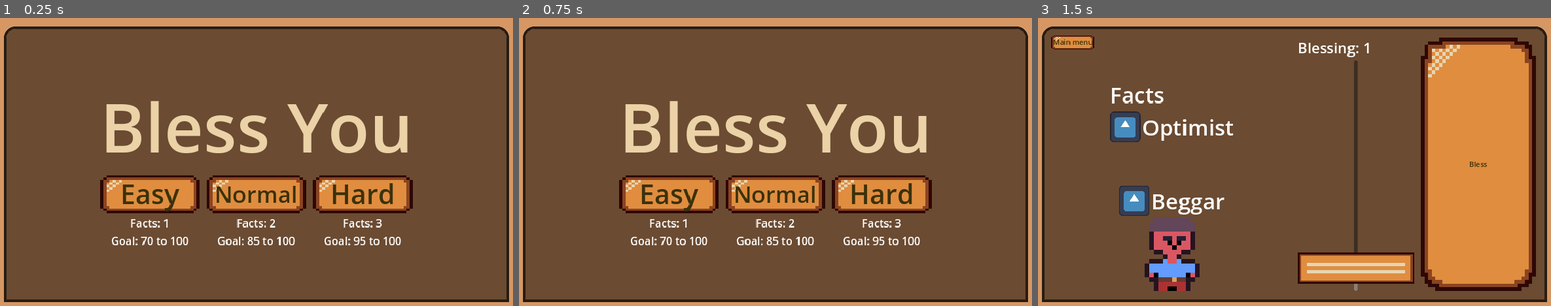
Above: before the commit, frames 1-3 (left to right).
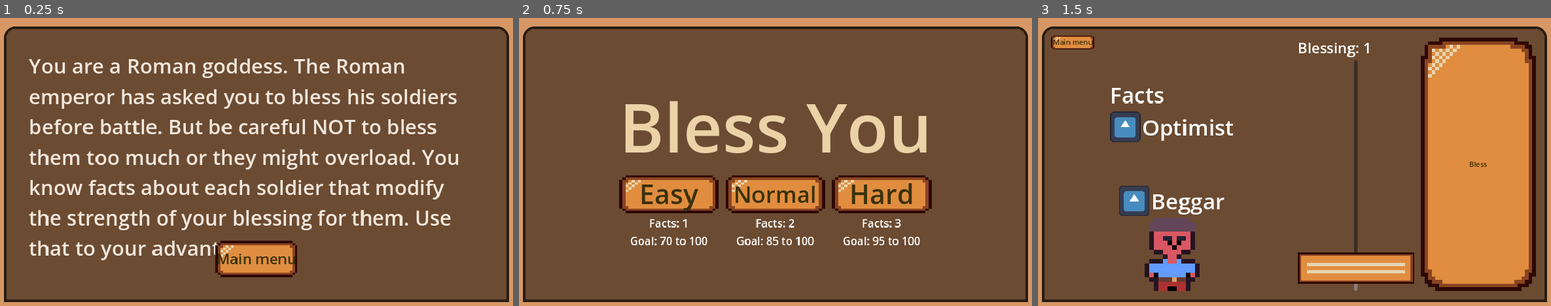
Above: after the commit, the same moments.

Repository: frostblooded/wolf
Game: Godot game, scene res://scenes/StartGameInfo.tscn
Two runs of this game, one before a commit and one after it. Both use one fixed random seed, a clock stepped at 60 frames per second and the inputs below. Before the commit the project starts from res://scenes/MainMenu.tscn. The engine's default icon, where the game draws it, is replaced by a stand-in: a white triangle on a blue panel in a dark square.
Inputs (mouse positions are in pixels of both pictures, inside the frame that each line leads up to):
- Up to frame 1 (0.25 s): no input
- Up to frame 2 (0.75 s): click (775, 259) at 0.5 s, where only the run after the commit has a clickable "Main menu"
- Up to frame 3 (1.5 s): click "Easy" at 1.25 s

The runs differ from the first frame. In frame 1, 22% of the frame differs, in the area x 5-90%, y 14-91%; in frame 2, nothing differs; in frame 3, nothing differs.

Commit message:
Add start info screen

Diff:
--- a/project.godot
+++ b/project.godot
@@ -11,7 +11,7 @@
 [application]
 
 config/name="Wolf"
-run/main_scene="res://scenes/MainMenu.tscn"
+run/main_scene="res://scenes/StartGameInfo.tscn"
 config/features=PackedStringArray("4.2", "GL Compatibility")
 config/icon="res://icon.svg"
 
--- /dev/null
+++ b/scenes/StartGameInfo.tscn
@@ -0,0 +1,62 @@
+[gd_scene load_steps=4 format=3 uid="uid://b58amks23386u"]
+
+[ext_resource type="PackedScene" uid="uid://b5x7gvbok67bw" path="res://scenes/Background.tscn" id="1_ngum8"]
+[ext_resource type="Script" path="res://scripts/main_menu_button.gd" id="2_tfmh7"]
+
+[sub_resource type="StyleBoxFlat" id="StyleBoxFlat_hpjkh"]
+bg_color = Color(0, 0, 0, 0.501961)
+border_width_left = 5
+border_width_top = 5
+border_width_right = 5
+border_width_bottom = 5
+border_color = Color(0, 0, 0, 0.815686)
+corner_radius_top_left = 25
+corner_radius_top_right = 25
+
+[node name="StartGameInfo" type="Node2D"]
+
+[node name="Background" parent="." instance=ExtResource("1_ngum8")]
+
+[node name="CanvasLayer" type="CanvasLayer" parent="."]
+
+[node name="MarginContainer" type="MarginContainer" parent="CanvasLayer"]
+anchors_preset = 15
+anchor_right = 1.0
+anchor_bottom = 1.0
+grow_horizontal = 2
+grow_vertical = 2
+theme_override_constants/margin_left = 20
+theme_override_constants/margin_top = 20
+theme_override_constants/margin_right = 20
+theme_override_constants/margin_bottom = 20
+
+[node name="PanelContainer" type="PanelContainer" parent="CanvasLayer/MarginContainer"]
+layout_mode = 2
+theme_override_styles/panel = SubResource("StyleBoxFlat_hpjkh")
+
+[node name="MarginContainer" type="MarginContainer" parent="CanvasLayer/MarginContainer/PanelContainer"]
+layout_mode = 2
+theme_override_constants/margin_left = 50
+theme_override_constants/margin_top = 50
+theme_override_constants/margin_right = 50
+theme_override_constants/margin_bottom = 50
+
+[node name="Label" type="Label" parent="CanvasLayer/MarginContainer/PanelContainer/MarginContainer"]
+custom_minimum_size = Vector2(100, 100)
+layout_mode = 2
+size_flags_vertical = 0
+theme_override_colors/font_color = Color(0.94902, 0.905882, 0.862745, 1)
+theme_override_font_sizes/font_size = 45
+text = "You are a Roman goddess. The Roman emperor has asked you to bless his soldiers before battle. But be careful NOT to bless them too much or they might overload. You know facts about each soldier that modify the strength of your blessing for them. Use that to your advantage."
+autowrap_mode = 3
+
+[node name="MainMenuButton" type="Button" parent="CanvasLayer/MarginContainer/PanelContainer/MarginContainer"]
+custom_minimum_size = Vector2(180, 80)
+layout_mode = 2
+size_flags_horizontal = 4
+size_flags_vertical = 8
+theme_override_font_sizes/font_size = 32
+text = "Main menu"
+script = ExtResource("2_tfmh7")
+
+[connection signal="pressed" from="CanvasLayer/MarginContainer/PanelContainer/MarginContainer/MainMenuButton" to="CanvasLayer/MarginContainer/PanelContainer/MarginContainer/MainMenuButton" method="_on_pressed"]
